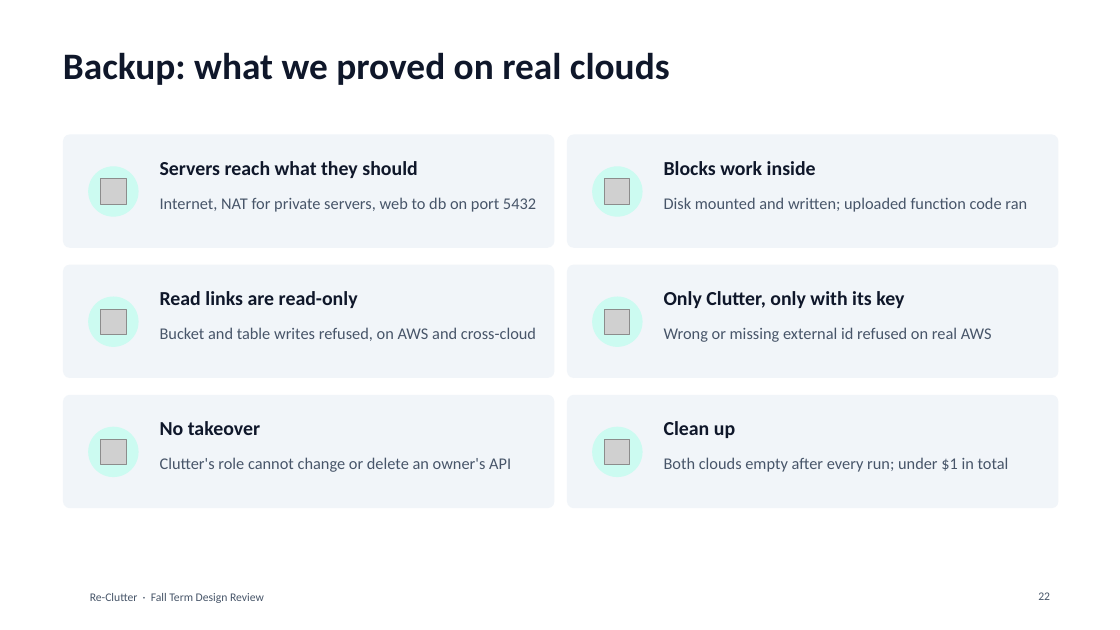
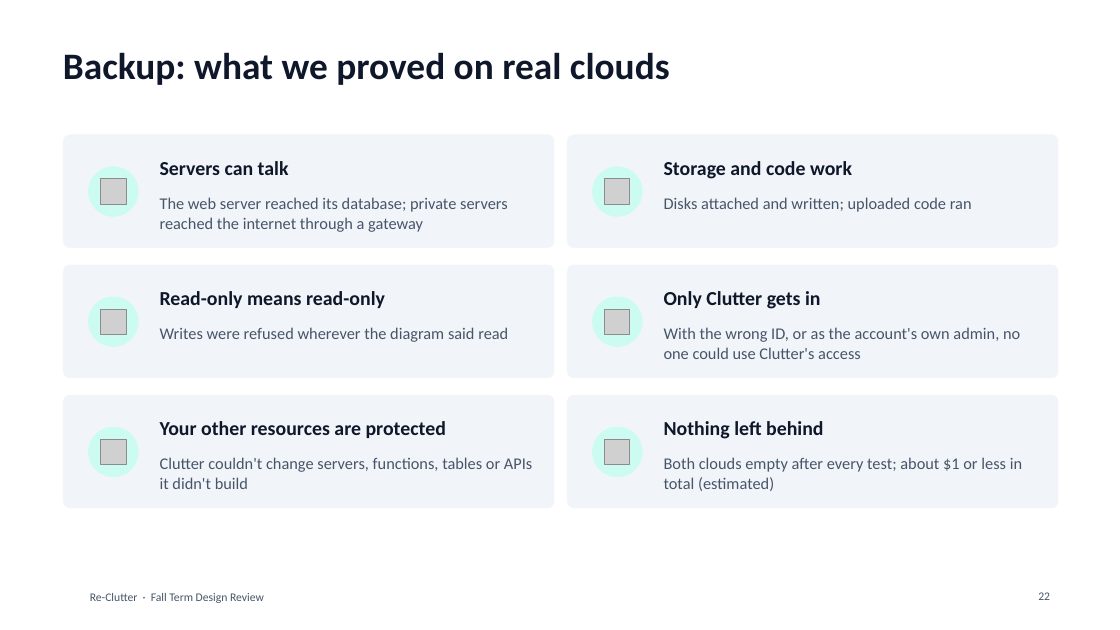
Before and after one commit to Alberta2514640/clutter, a slide deck: slide 22 of deliverables/Re-Clutter_Fall_Design_Review_Software.pptx. Drawn at 1120x630 pixels with LibreOffice and Linux fonts; fonts in the diff are those of the drawing; grey boxes stand for pictures; background and template pictures are left out. Boxes give left, top, right and bottom in pixels: in the first picture for what was removed or moved away, otherwise in the second. Text is boxed around its words. In the diff, an @@ line names an element or a change of style, - is before the commit and + after.

Commit message:
Make the design review deck accurate and plain for outside readers
Rebuild the fall design review deck after a fact check against the
real-cloud, local and test-plan reports: correct overstated claims,
add what is not proven yet, explain cloud terms at first use, state the
current asks (AWS organization permissions with the sponsor), and add a
clearer problem statement.

```diff
--- a/deliverables/Re-Clutter_Fall_Design_Review_Software.pptx
+++ b/deliverables/Re-Clutter_Fall_Design_Review_Software.pptx
@@ text at (160,161,289,175): text changed @@
-Servers reach what they should
+Servers can talk
@@ text at (664,161,852,179): text changed @@
-Blocks work inside
+Storage and code work
@@ text at (160,197,508,232): text changed @@
-Internet, NAT for private servers, web to db on port 5432
+The web server reached its database; private servers reached the internet through a gateway
@@ text at (664,197,972,212): text changed @@
-Disk mounted and written; uploaded function code ran
+Disks attached and written; uploaded code ran
@@ text at (160,291,385,308): text changed @@
-Read links are read-only
+Read-only means read-only
@@ text at (664,291,820,309): text changed @@
-Only Clutter, only with its key
+Only Clutter gets in
@@ text at (160,327,508,342): text changed @@
-Bucket and table writes refused, on AWS and cross-cloud
+Writes were refused wherever the diagram said read
@@ text at (664,327,1020,359): text changed @@
-Wrong or missing external id refused on real AWS
+With the wrong ID, or as the account's own admin, no one could use Clutter's access
@@ text at (160,421,446,438): text changed @@
-No takeover
+Your other resources are protected
@@ text at (664,421,823,439): text changed @@
-Clean up
+Nothing left behind
@@ text at (160,457,532,489): text changed @@
-Clutter's role cannot change or delete an owner's API
+Clutter couldn't change servers, functions, tables or APIs it didn't build
@@ text at (664,457,1022,491): text changed @@
-Both clouds empty after every run; under $1 in total
+Both clouds empty after every test; about $1 or less in total (estimated)
```
Also in this commit, not shown: 18 other slides changed, 2 slides added, 2 slides removed.
